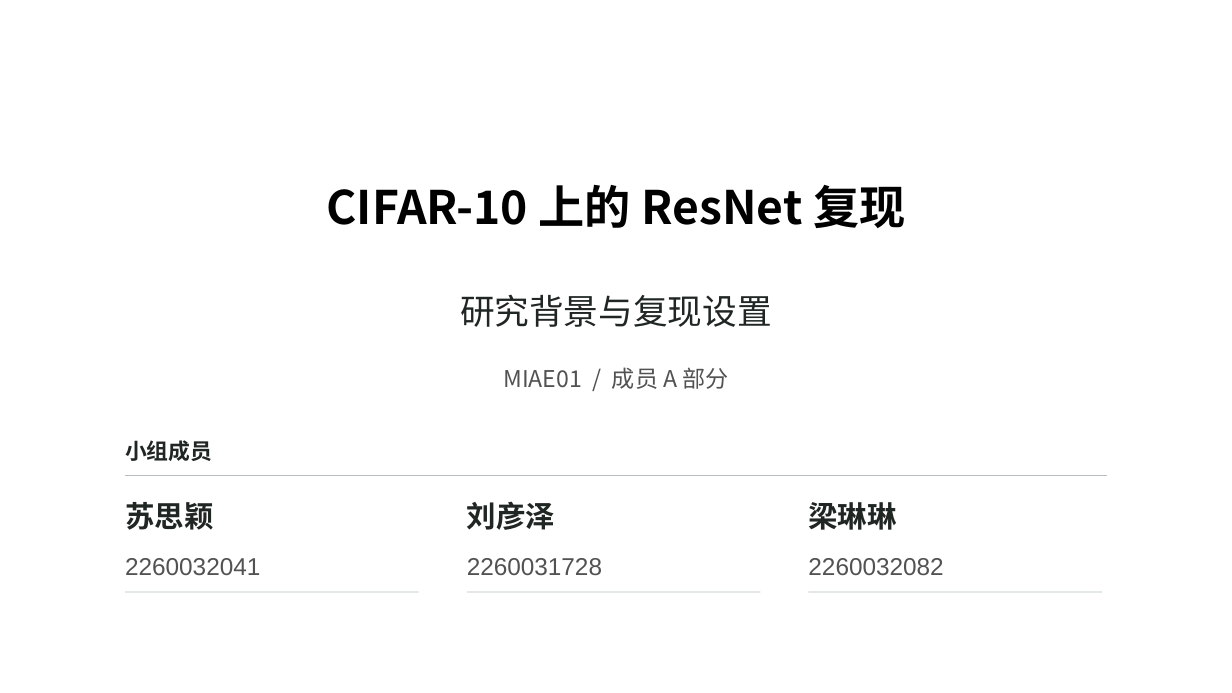
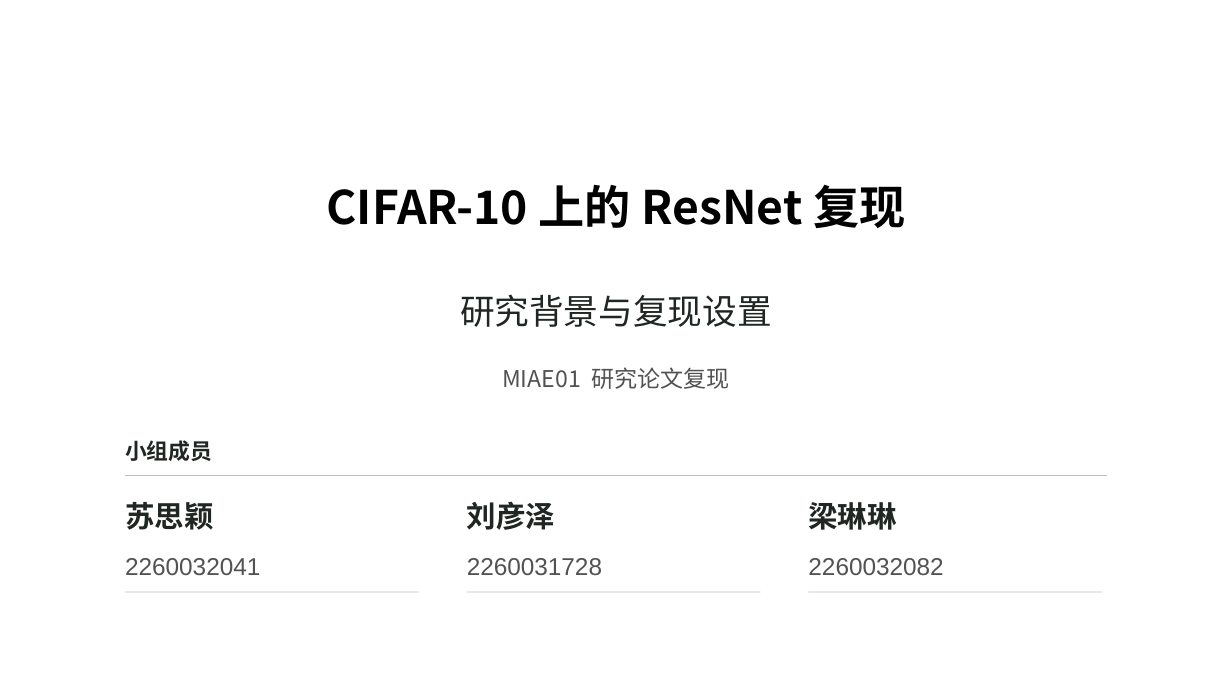
Before and after one commit to liuyanze910-svg/miae01-resnet-replication, a slide deck: slide 1 of docs/slides/week4_a_background_methods_cn.pptx. Drawn at 1232x693 pixels with LibreOffice and Linux fonts; fonts in the diff are those of the drawing; background and template pictures are left out. Boxes give left, top, right and bottom in pixels: in the first picture for what was removed or moved away, otherwise in the second. Text is boxed around its words. In the diff, an @@ line names an element or a change of style, - is before the commit and + after.

```diff
--- a/docs/slides/week4_a_background_methods_cn.pptx
+++ b/docs/slides/week4_a_background_methods_cn.pptx
@@ text at [502,367,730,389]: text changed @@
-MIAE01 / 成员 A 部分
+MIAE01 研究论文复现
```
Also in this commit, not shown: 7 other slides changed, 3 slides added.
